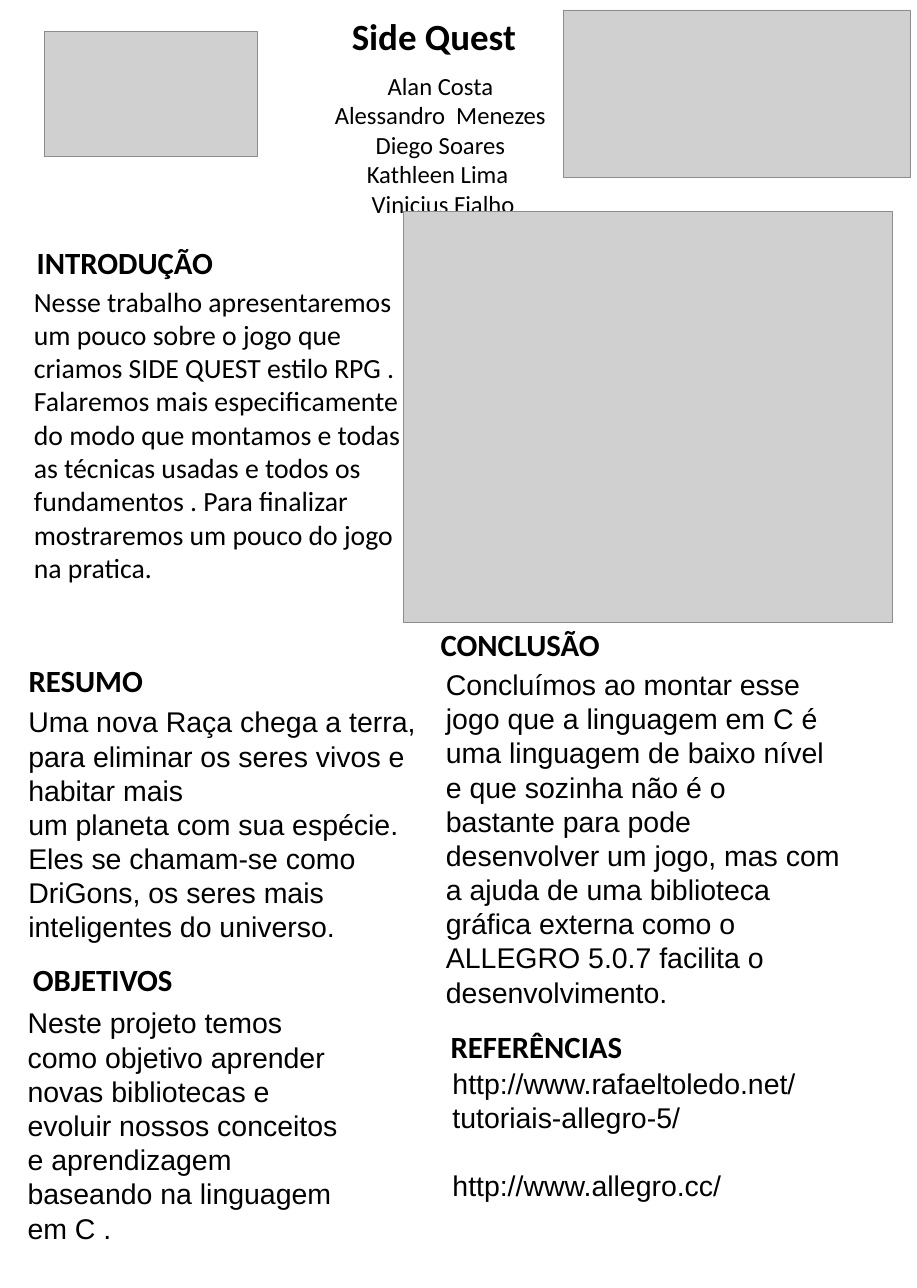
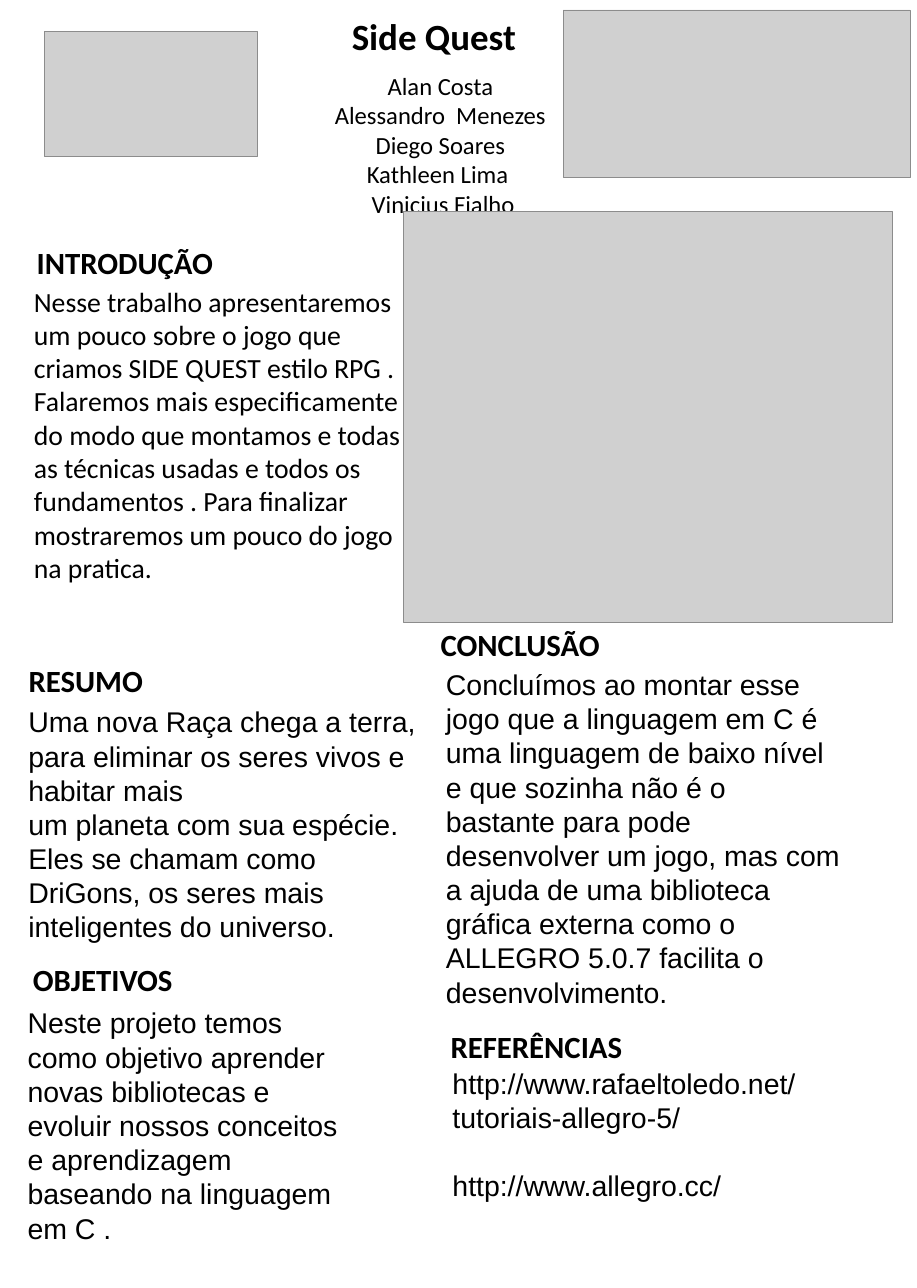
Before and after one commit to AleMenezes/Trabalho-PI, a slide deck: slide 1 of SRC-DOC/POSTER.ppt. Drawn at 917x1288 pixels with LibreOffice and Linux fonts; fonts in the diff are those of the drawing; grey boxes stand for pictures. Boxes give left, top, right and bottom in pixels: in the first picture for what was removed or moved away, otherwise in the second. Text is boxed around its words. In the diff, an @@ line names an element or a change of style, - is before the commit and + after.

Commit message:
poster

```diff
--- a/SRC-DOC/POSTER.ppt
+++ b/SRC-DOC/POSTER.ppt
@@ text at bbox=[28, 814, 398, 943]: text changed @@
-um planeta com sua espécie. Eles se chamam-se como DriGons, os seres mais inteligentes do universo.
+um planeta com sua espécie. Eles se chamam como DriGons, os seres mais inteligentes do universo.
```
Also in this commit, not shown: 3 other files.
